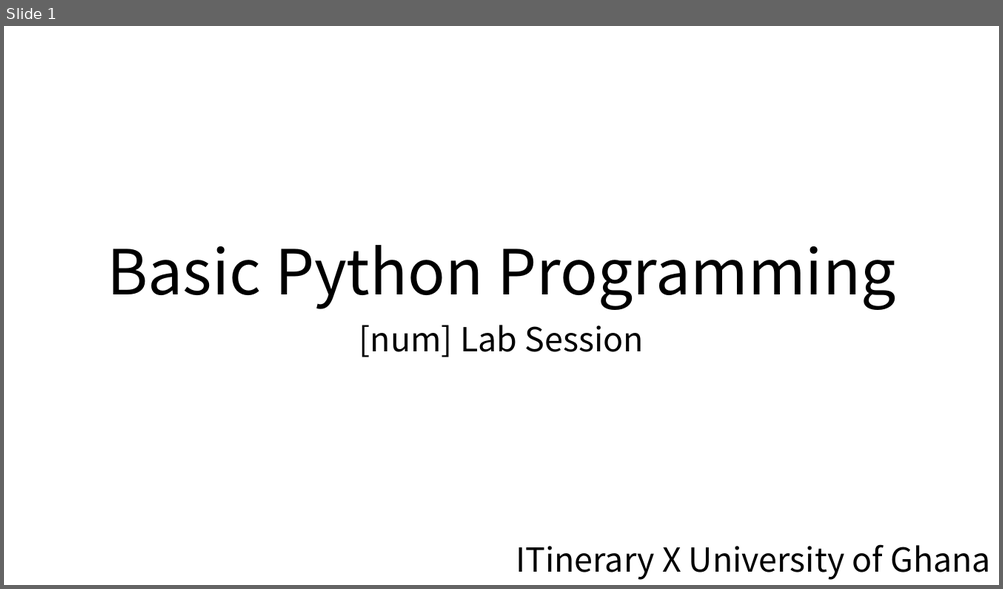
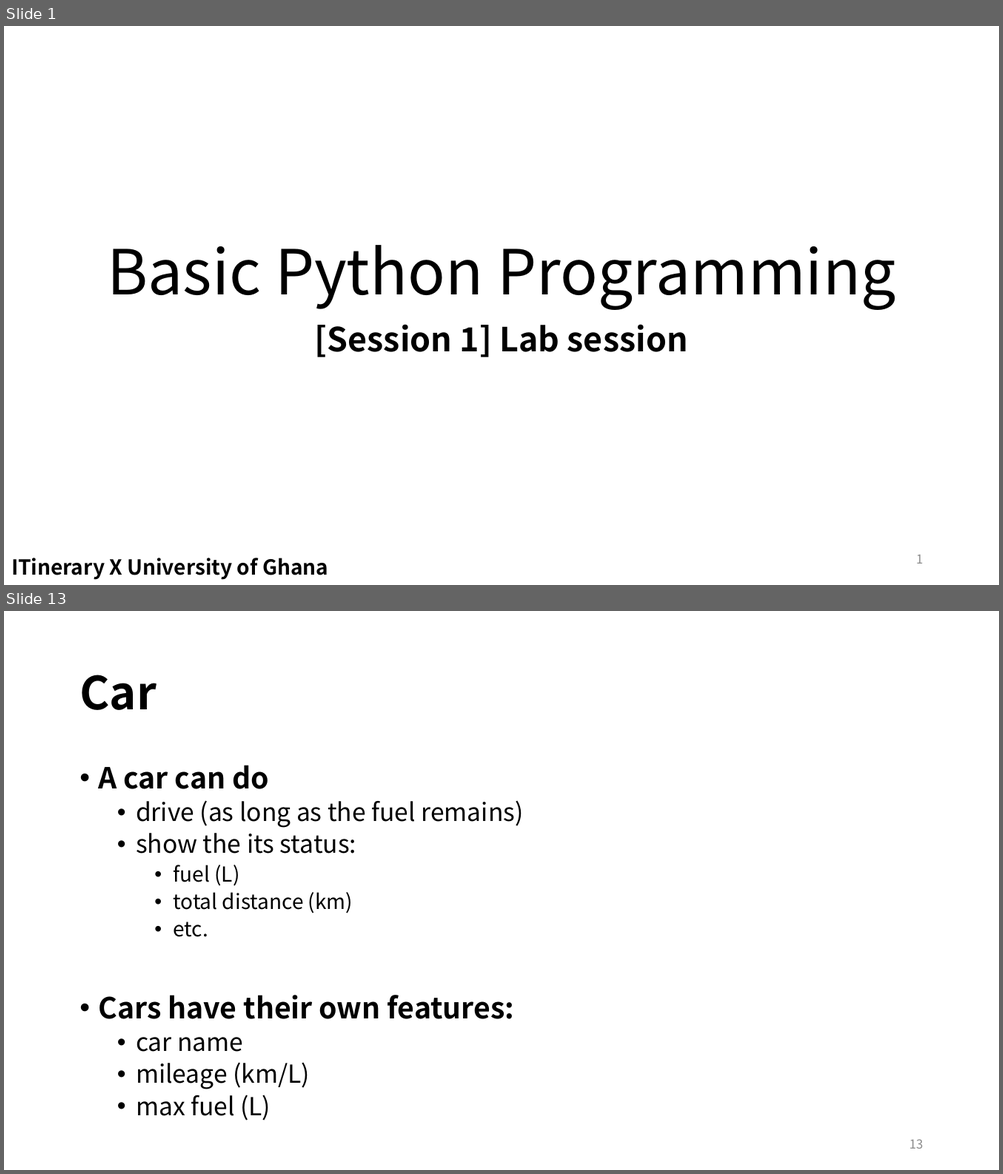
Before and after one commit to EunSeong-Park/EunSeong-Park.github.io, a slide deck: contents/2020_ITinerary/assets/session_1/labsession.pptx. Shown one above the other, each under a label of ours: slide 1 before the commit, slides 1 and 13 after it; the slides between them are not shown. The pictures are 1003x589 and 1003x1174 pixels, drawn with LibreOffice and Linux fonts; fonts in the diff are those of the drawing. Boxes give left, top, right and bottom in pixels: in the first picture for what was removed or moved away, otherwise in the second. Text is boxed around its words. In the diff, an @@ line names an element or a change of style, - is before the commit and + after.

```diff
--- a/contents/2020_ITinerary/assets/session_1/labsession.pptx
+++ b/contents/2020_ITinerary/assets/session_1/labsession.pptx
@@ slide 13 added at [4, 611, 999, 1170], background #FFFFFF @@
@@ title added at [79, 675, 156, 710], 44 pt, text #000000, bold @@
+Car
@@ text added at [99, 765, 523, 1121], 24 pt, text #000000 @@
+• A car can do
+  • drive (as long as the fuel remains)
+  • show the its status:
+    • fuel (L)
+    • total distance (km)
+    • etc.
+• Cars have their own features:
+  • car name
+  • mileage (km/L)
+  • max fuel (L)
@@ page number added at [909, 1139, 923, 1149], 12 pt, text #8C8C8C @@
+13
@@ slide 1 changed as well @@
@@ subtitle at [315, 324, 688, 358]: text changed; bold on @@
-[num] Lab Session
+[Session 1] Lab session
@@ text "ITinerary X University of Ghana": place and size @@
-text "ITinerary X University of Ghana" at [515, 545, 990, 580]
+text "ITinerary X University of Ghana" at [11, 558, 328, 580]
@@ text "ITinerary X University of Ghana" at [11, 558, 328, 580]: size 32 to 20 pt, bold on; alignment right to left @@
@@ page number added at [916, 555, 922, 564], 12 pt, text #8C8C8C @@
+1
```
Also in this commit, not shown: 1 other slide changed, 15 other slides added, 5 slides removed, 15 other files.
